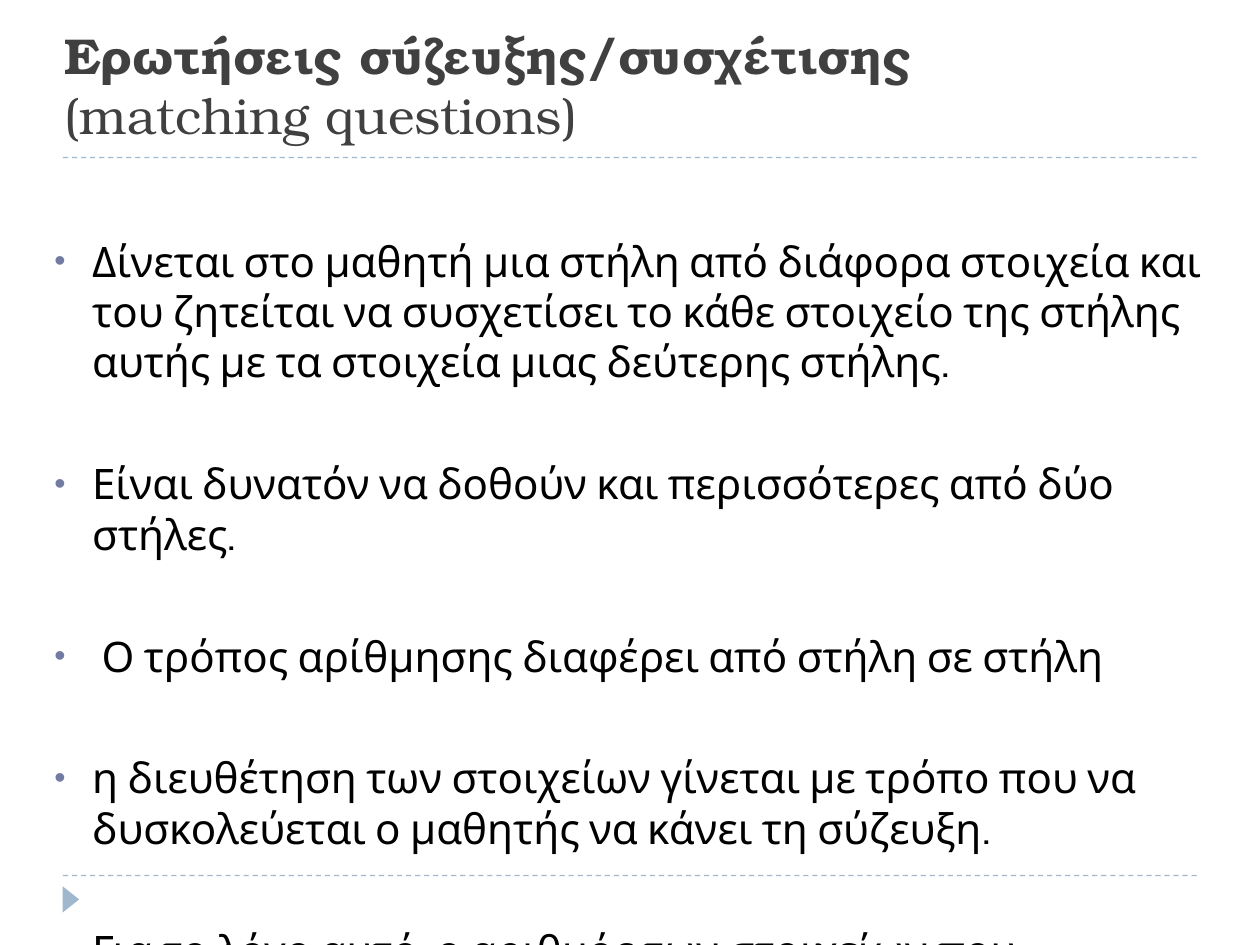
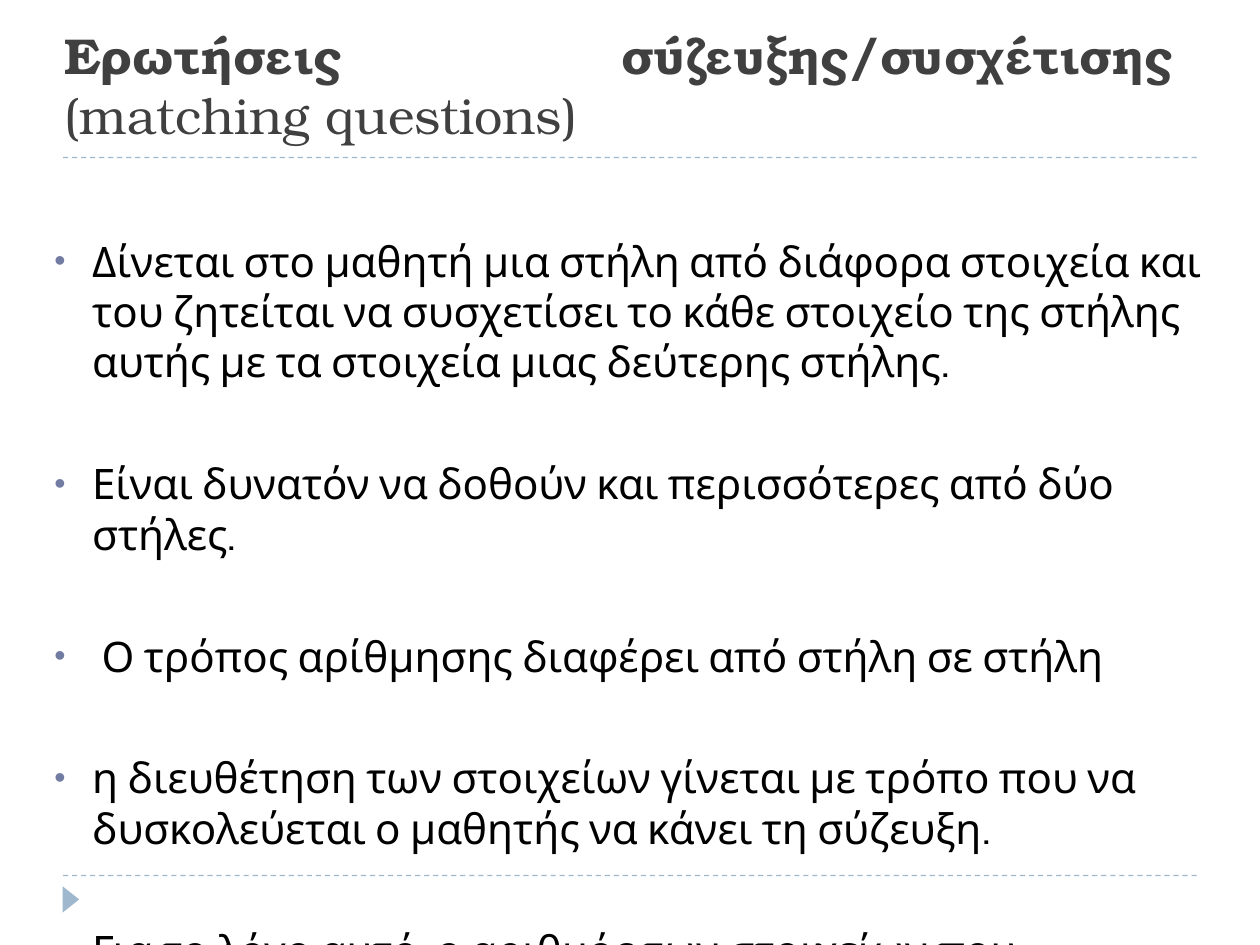
Before and after one commit to aristos32/education, a slide deck: slide 27 of paidagogiko/ΠΡΥ 004-1 - Αξιολόγηση μάθησης στη Δευτεροβάθμια Εκπαίδευση/Αξιολόγηση του Μαθητή - meetings 3-5.pptx. Drawn at 1260x945 pixels with LibreOffice and Linux fonts; fonts in the diff are those of the drawing. Boxes give left, top, right and bottom in pixels: in the first picture for what was removed or moved away, otherwise in the second. Text is boxed around its words. In the diff, an @@ line names an element or a change of style, - is before the commit and + after.

Commit message:
Update school presentations and add new files

```diff
--- a/paidagogiko/ΠΡΥ 004-1 - Αξιολόγηση μάθησης στη Δευτεροβάθμια Εκπαίδευση/Αξιολόγηση του Μαθητή - meetings 3-5.pptx
+++ b/paidagogiko/ΠΡΥ 004-1 - Αξιολόγηση μάθησης στη Δευτεροβάθμια Εκπαίδευση/Αξιολόγηση του Μαθητή - meetings 3-5.pptx
@@ title "Ερωτήσεις σύζευξης/συσχέτισης (matching questions)" at [65,35,1174,146]: alignment left to justified @@
```
Also in this commit, not shown: 4 other files.
